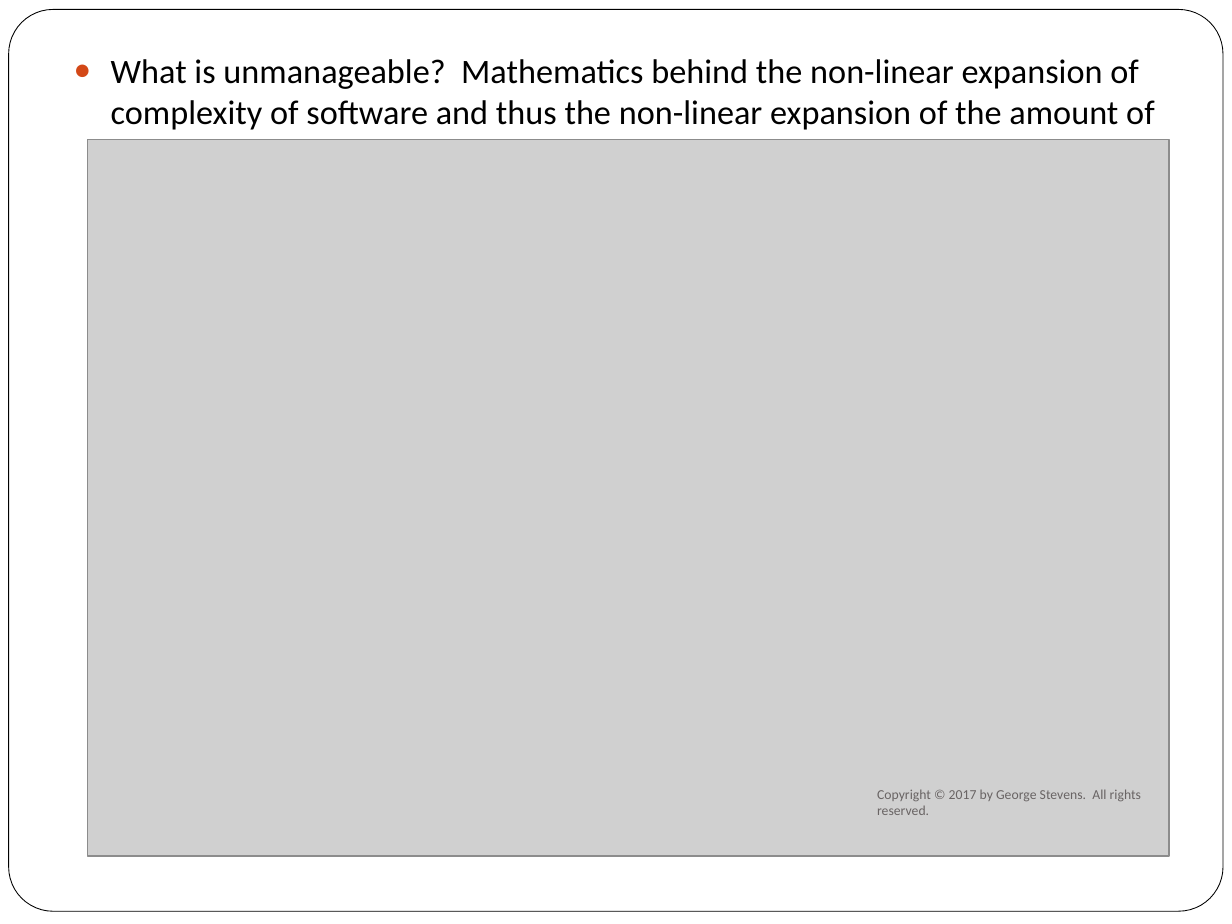
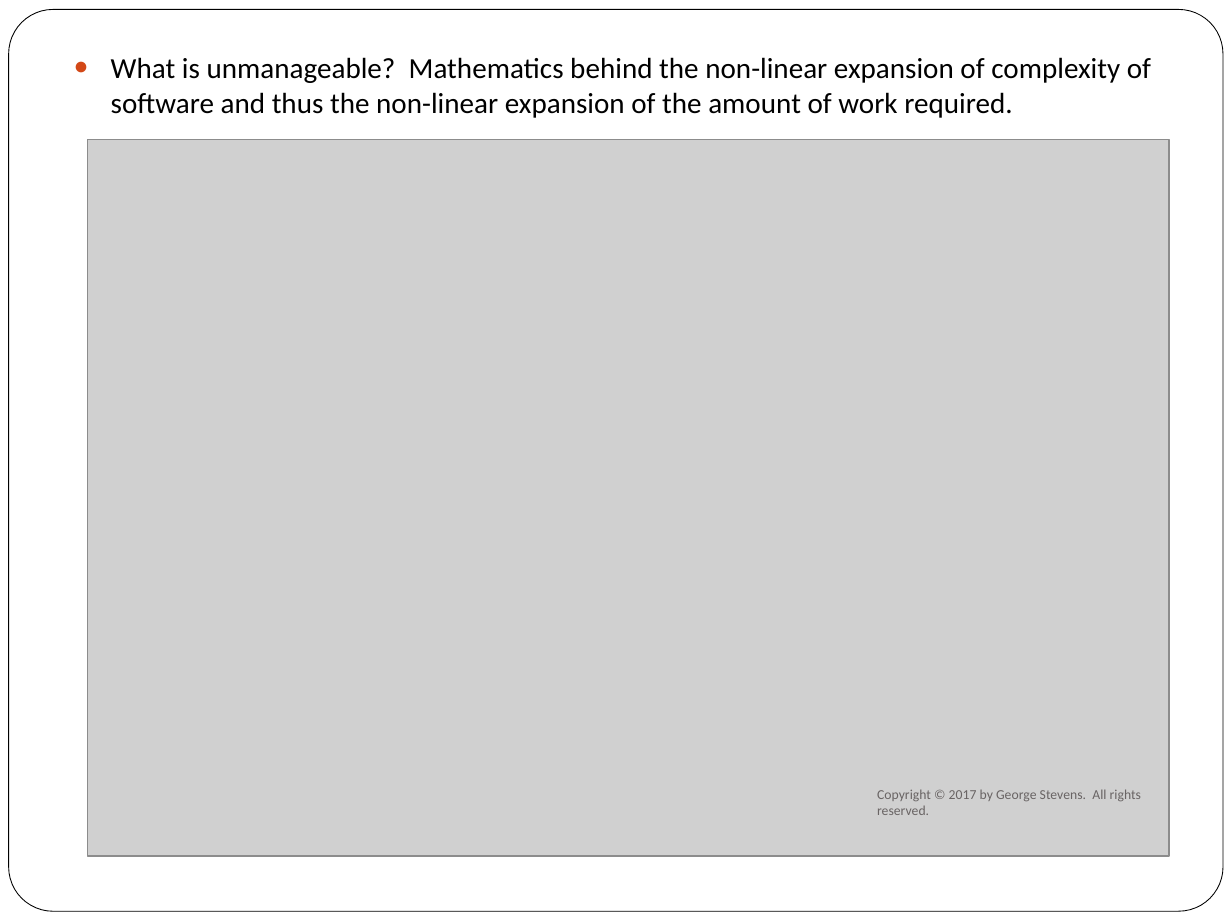
Before and after one commit to georgestevens99/DiscoverDapr, a slide deck: slide 6 of grpc-pubsub-azservicebus/Thinking Outside the Dapr-Mesh with Dapr, gRPC.pptx. Drawn at 1232x924 pixels with LibreOffice and Linux fonts; fonts in the diff are those of the drawing; grey boxes stand for pictures. Boxes give left, top, right and bottom in pixels: in the first picture for what was removed or moved away, otherwise in the second. Text is boxed around its words. In the diff, an @@ line names an element or a change of style, - is before the commit and + after.

```diff
--- a/grpc-pubsub-azservicebus/Thinking Outside the Dapr-Mesh with Dapr, gRPC.pptx
+++ b/grpc-pubsub-azservicebus/Thinking Outside the Dapr-Mesh with Dapr, gRPC.pptx
@@ text "What is unmanageable? Mathematics behind ..." at box(111, 57, 1151, 118): size 20 to 17 pt @@
```
